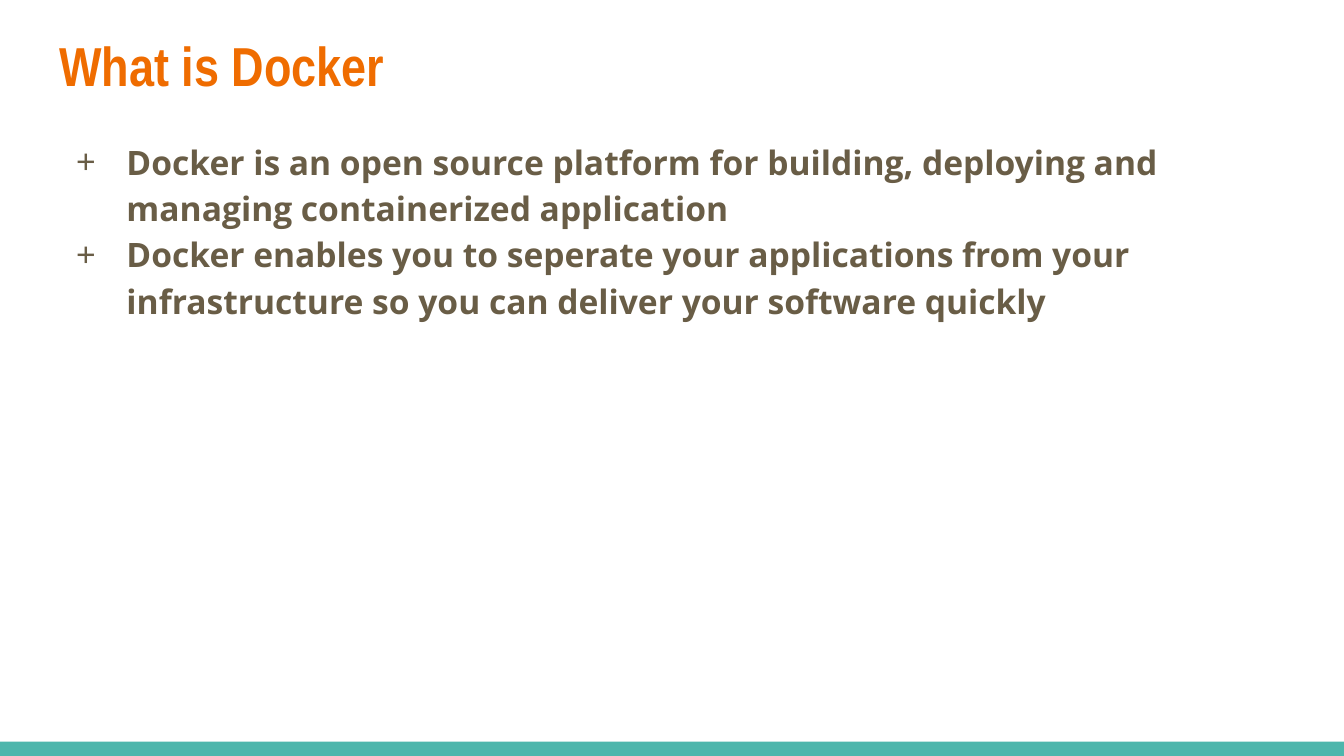
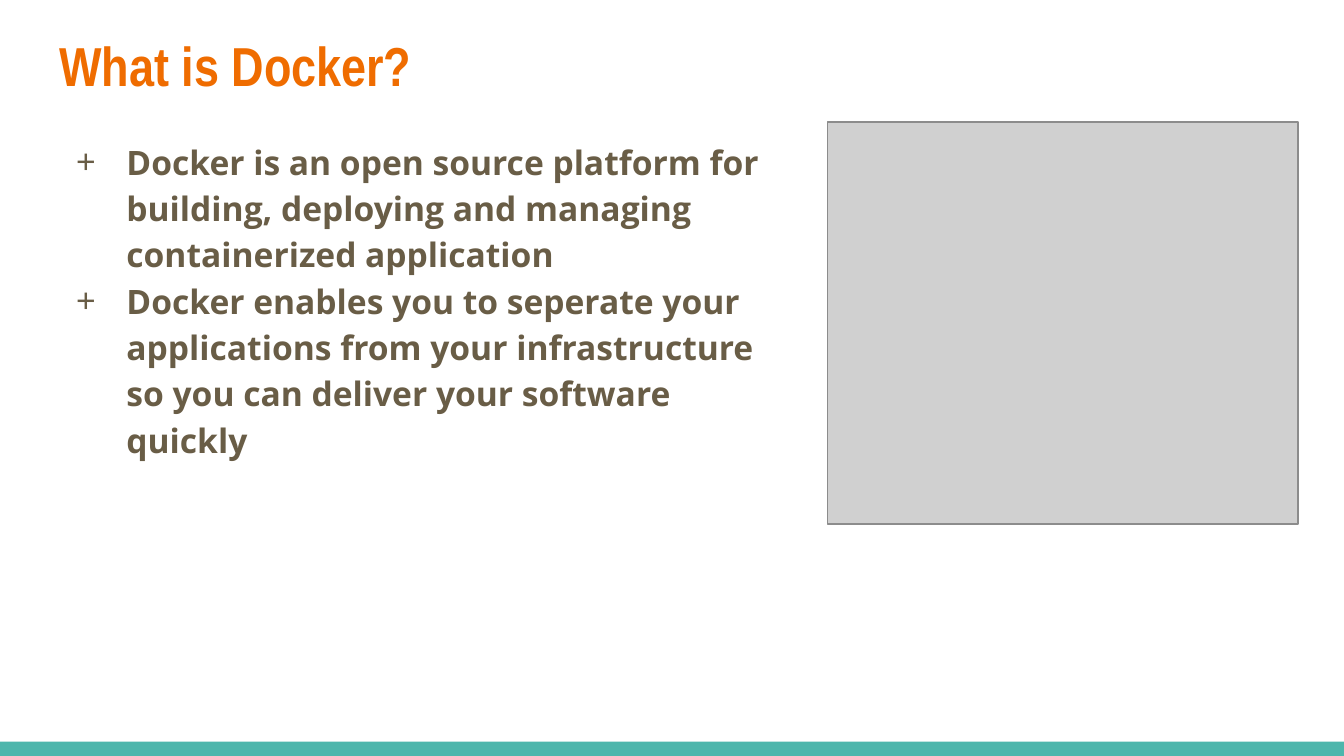
Before and after one commit to dinhhung09138/Learning-Example, a slide deck: slide 4 of docker/Docker - 01 - Basic.pptx (slide 3 before the commit). Drawn at 1344x756 pixels with LibreOffice and Linux fonts; fonts in the diff are those of the drawing; grey boxes stand for pictures. Boxes give left, top, right and bottom in pixels: in the first picture for what was removed or moved away, otherwise in the second. Text is boxed around its words. In the diff, an @@ line names an element or a change of style, - is before the commit and + after.

Commit message:
Docker introduction

```diff
--- a/docker/Docker - 01 - Basic.pptx
+++ b/docker/Docker - 01 - Basic.pptx
@@ title at (x1=59, y1=46, x2=412, y2=87): text changed @@
-What is Docker
+What is Docker?
@@ text "Docker is an open source ..." rewrapped from (x1=126, y1=149, x2=1158, y2=322) to (x1=126, y1=149, x2=759, y2=461) @@
@@ picture added at (x1=828, y1=122, x2=1298, y2=524) @@
```
Also in this commit, not shown: 6 other slides changed, 4 slides added.
